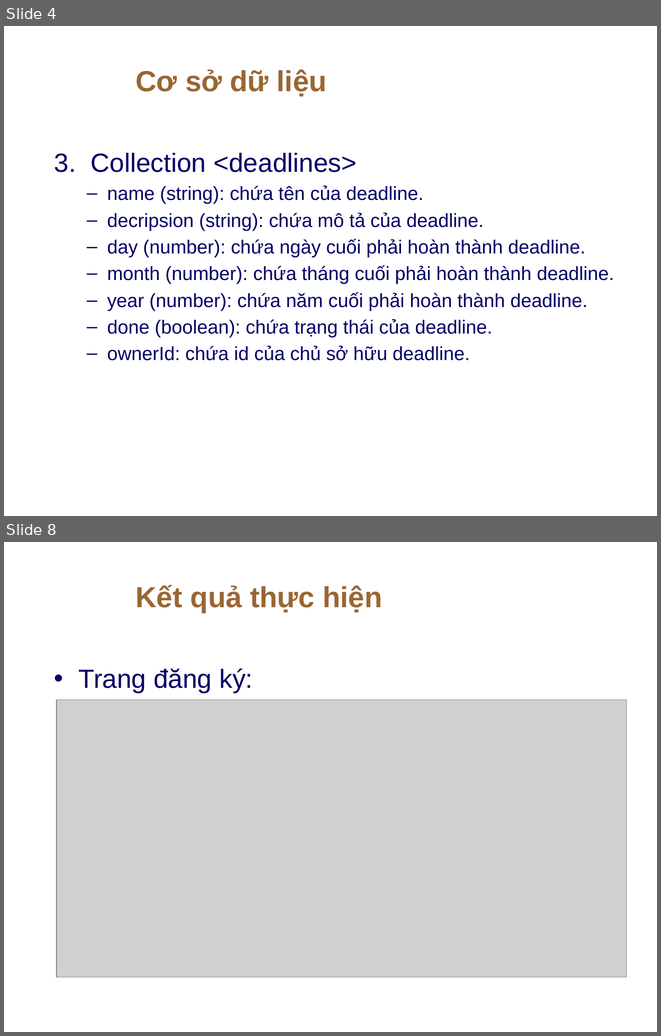
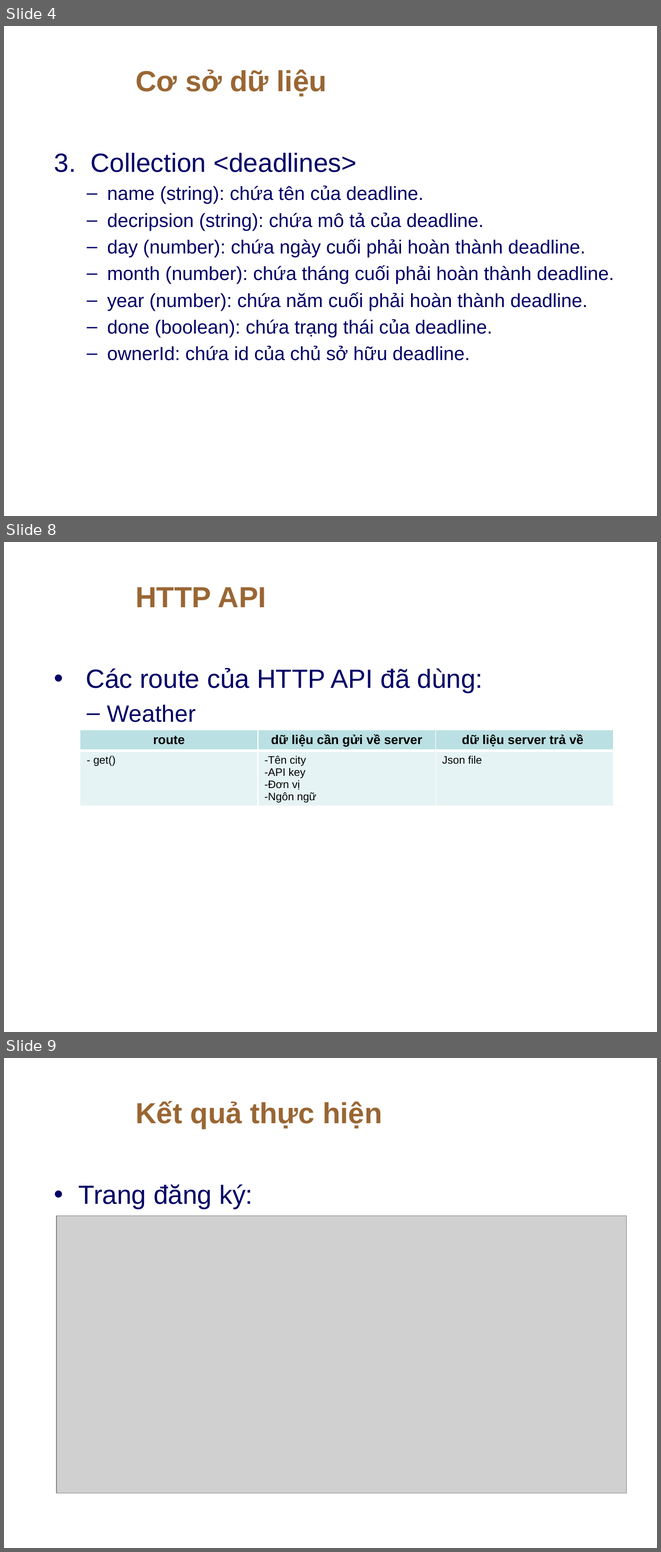
Before and after one commit to ThaiHien-2k/CT449_Project, a slide deck: ProjectCT449_B1900241_PhanThaiHien.pptx. Shown one above the other, each under a label of ours: slides 4 and 8 before the commit, slides 4, 8 and 9 after it; the slides between them are not shown. The pictures are 661x1036 and 661x1552 pixels, drawn with LibreOffice and Linux fonts; fonts in the diff are those of the drawing; grey boxes stand for pictures; background and template pictures are left out. Boxes give left, top, right and bottom in pixels: in the first picture for what was removed or moved away, otherwise in the second. Text is boxed around its words. In the diff, an @@ line names an element or a change of style, - is before the commit and + after.

Commit message:
update weather app

```diff
--- a/ProjectCT449_B1900241_PhanThaiHien.pptx
+++ b/ProjectCT449_B1900241_PhanThaiHien.pptx
@@ slide 8 added at [4,542,657,1032], background picture (left out) @@
@@ title added at [135,587,266,607], 32 pt, text #996633, bold @@
+HTTP API
@@ text added at [86,668,483,722], 29 pt, text #000066 @@
+• Các route của HTTP API đã dùng:
+  – Weather
@@ table added at [80,730,613,810], 2 rows, 3 columns @@
+route | dữ liệu cần gửi về server | dữ liệu server trả về
+- get() | -Tên city / -API key / -Đơn vị / -Ngôn ngữ | Json file
@@ what was slide 8 is now slide 9 @@
```
Also in this commit, not shown: 3 slides changed, 1 other slide added, 5 other files.
